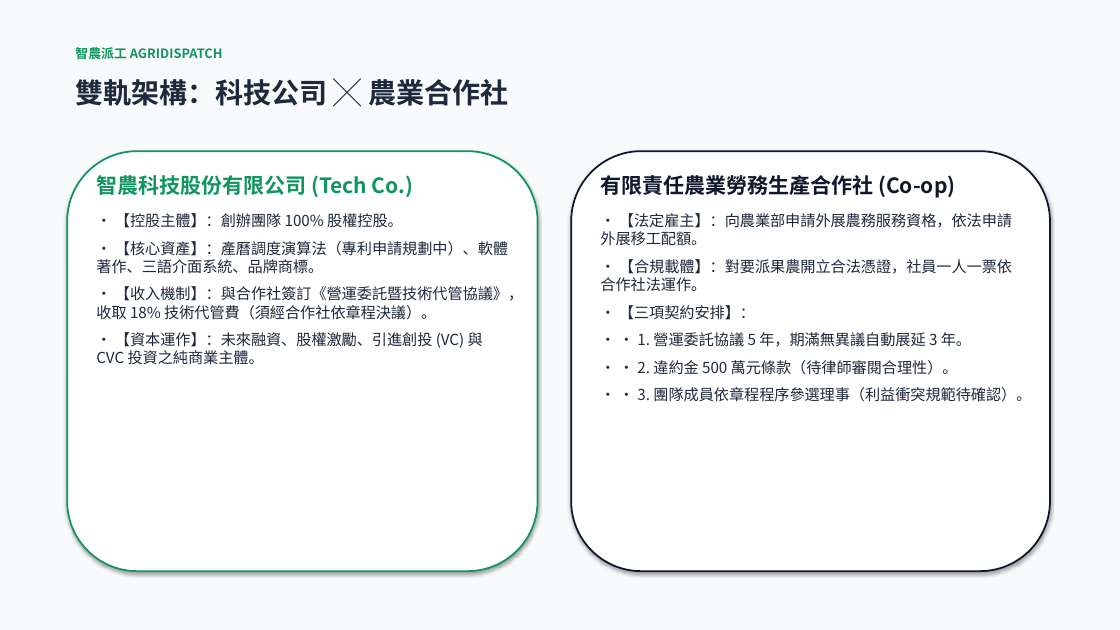
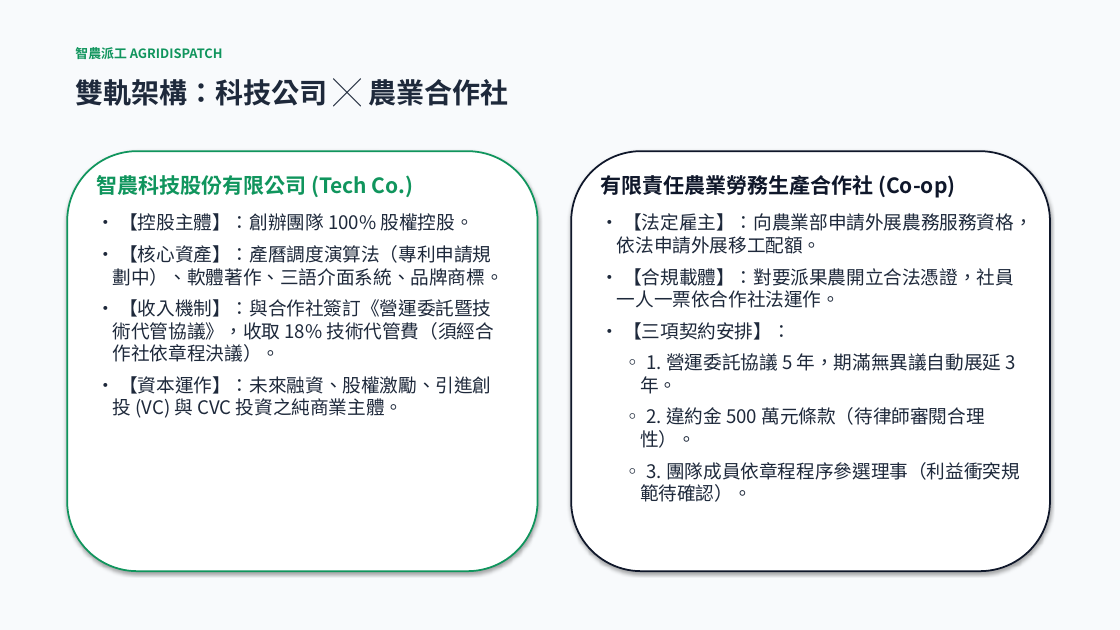
Before and after one commit to xx8888x/agridispatch, a slide deck: slide 9 of 06_簡報與路演Pitch/02_智農派工_Demo簡報_加速器Pitch.pptx. Drawn at 1120x630 pixels with LibreOffice and Linux fonts; fonts in the diff are those of the drawing. Boxes give left, top, right and bottom in pixels: in the first picture for what was removed or moved away, otherwise in the second. Text is boxed around its words. In the diff, an @@ line names an element or a change of style, - is before the commit and + after.

```diff
--- a/06_簡報與路演Pitch/02_智農派工_Demo簡報_加速器Pitch.pptx
+++ b/06_簡報與路演Pitch/02_智農派工_Demo簡報_加速器Pitch.pptx
@@ text at (x1=113, y1=213, x2=504, y2=418): size 13 to 16 pt in "• 【控股主體】：創辦團隊 100% 股權控股。", "• 【核心資產】：產曆調度演算法（專利申請規劃中）、軟體著作、三語介面系統、品牌商標。", "• 【收入機制】：與合作社簽訂《營運委託暨技術代管協議》，收取 18% 技術代管費（須經合作社依章程決議）。", "• 【資本運作】：未來融資、股權激勵、引進創投 (VC) 與 CVC 投資之純商業主體。"; indent changed @@
@@ text at (x1=617, y1=213, x2=1033, y2=340): size 13 to 16 pt in "• 【法定雇主】：向農業部申請外展農務服務資格，依法申請外展移工配額。", "• 【合規載體】：對要派果農開立合法憑證，社員一人一票依合作社法運作。", "• 【三項契約安排】："; indent changed @@
@@ text at (x1=640, y1=353, x2=1020, y2=502): text changed; size 13 to 16 pt @@
-• • 1. 營運委託協議 5 年，期滿無異議自動展延 3 年。
-• • 2. 違約金 500 萬元條款（待律師審閱合理性）。
-• • 3. 團隊成員依章程程序參選理事（利益衝突規範待確認）。
+◦ 1. 營運委託協議 5 年，期滿無異議自動展延 3 年。
+◦ 2. 違約金 500 萬元條款（待律師審閱合理性）。
+◦ 3. 團隊成員依章程程序參選理事（利益衝突規範待確認）。
```
Also in this commit, not shown: 8 other slides changed, 3 other files.
